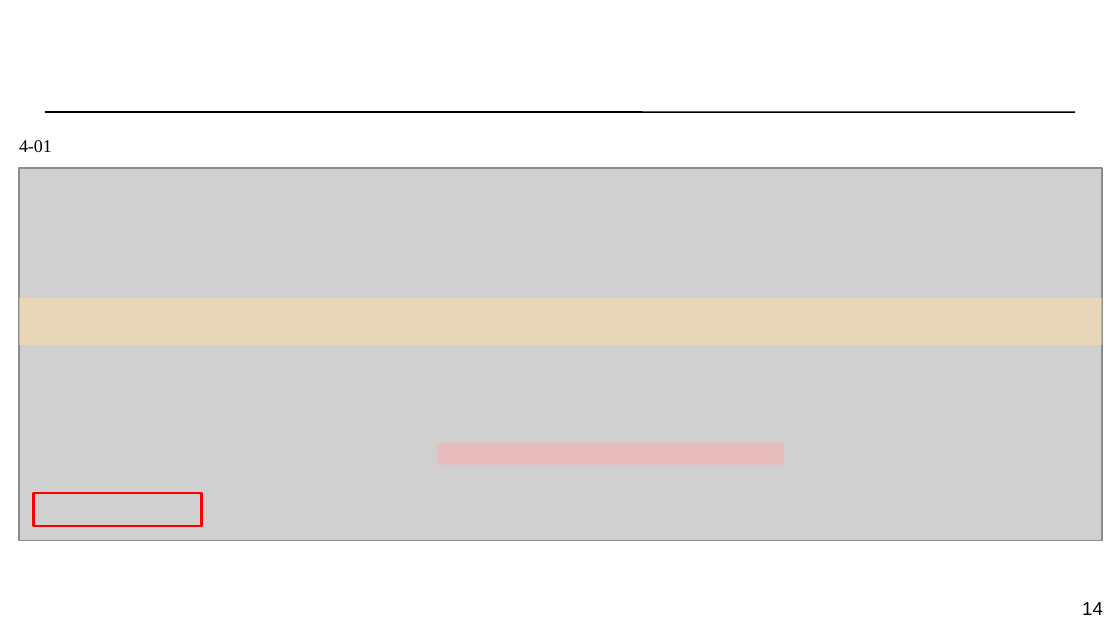
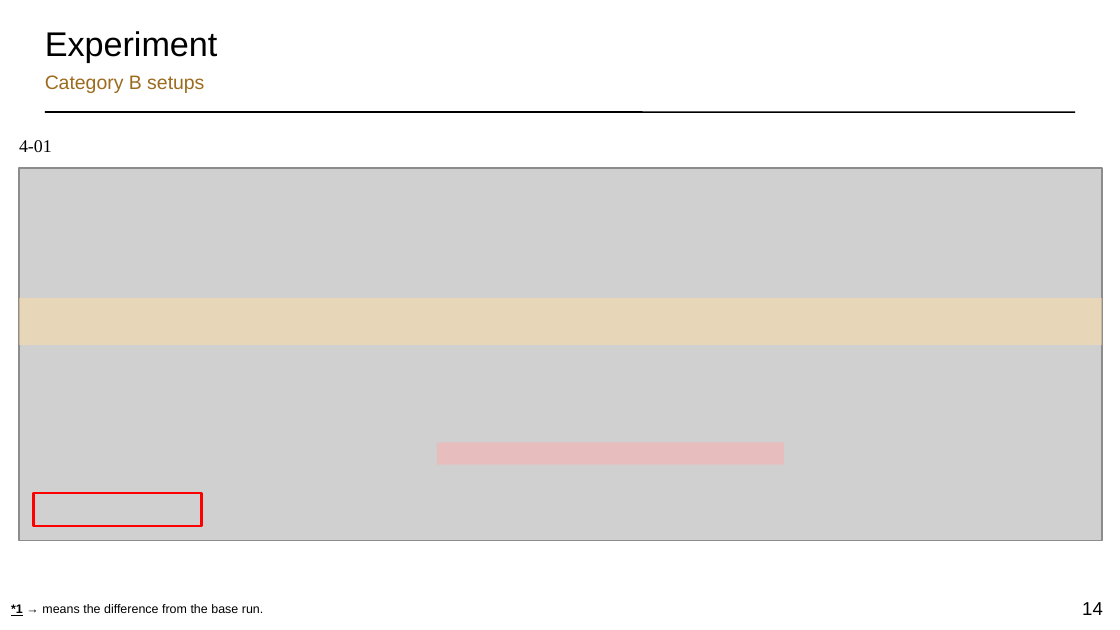
Before and after one commit to torridfish/dotfiles, a slide deck: slide 14 of agents/.agents/skills/research-slides/assets/research-slides-template.pptx. Drawn at 1120x630 pixels with LibreOffice and Linux fonts; fonts in the diff are those of the drawing; grey boxes stand for pictures. Boxes give left, top, right and bottom in pixels: in the first picture for what was removed or moved away, otherwise in the second. Text is boxed around its words. In the diff, an @@ line names an element or a change of style, - is before the commit and + after.

```diff
--- a/agents/.agents/skills/research-slides/assets/research-slides-template.pptx
+++ b/agents/.agents/skills/research-slides/assets/research-slides-template.pptx
@@ text added at (45, 31, 218, 63), 22 pt, text #000000 @@
+Experiment
@@ text added at (45, 75, 204, 93), 12.5 pt, text #9C6B1E @@
+Category B setups
@@ text added at (11, 604, 263, 616), 8 pt, text #000000 @@
+*1 → means the difference from the base run.
```
Also in this commit, not shown: 12 other slides changed, 1 slide added, 1 slide removed, 2 other files.
